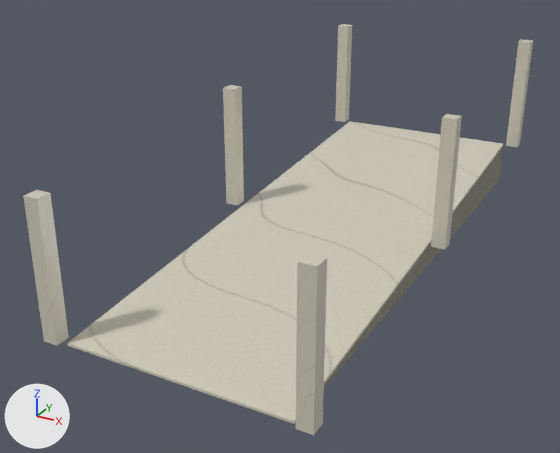
A saved change to the glTF model assets/production/oath-09/architecture/modules/ramp-run/lod2.glb.
The view is the same before and after, from a camera (50 mm lens) standing at (3.55, -3.37, 2.94) and looking at (0.61, 1.99, 0.26). Lighting does not change. The marker at lower left points along +X, +Y and +Z. The older version comes first.

Before the edit, the objects in view are built like this:
```python
me_cube_047 = bpy.data.meshes.new('Cube.047')
me_cube_047.from_pydata(...)  # a box spanning x -0.06..0.06, y -0.06..0.06, z -0.55..0.55
me_cube_047.materials.append(mat_marble)
me_cube_053 = bpy.data.meshes.new('Cube.053')
me_cube_053.from_pydata(...)  # a box spanning x -0.06..0.06, y -0.06..0.06, z -0.55..0.55
me_cube_053.materials.append(mat_marble)
me_separate_20mm_marble_ramp_facing = bpy.data.meshes.new('Separate 20mm marble ramp facing')
me_separate_20mm_marble_ramp_facing.from_pydata(...)  # 8 vertices, 12 faces; spans x 0.0..1.8, y 0.0..4.8, z -0.02..0.4
me_separate_20mm_marble_ramp_facing.materials.append(mat_marble)
ob_outside_route_guard_post_001 = bpy.data.objects.new('Outside-route guard post.001', me_cube_047)
ob_outside_route_guard_post_001.location = (-0.1, 2.4, 0.75)
ob_outside_route_guard_post_004 = bpy.data.objects.new('Outside-route guard post.004', me_cube_053)
ob_outside_route_guard_post_004.location = (1.9, 2.4, 0.75)
ob_separate_20mm_marble_ramp_facing = bpy.data.objects.new('Separate 20mm marble ramp facing', me_separate_20mm_marble_ramp_facing)
ob_separate_20mm_marble_ramp_facing.location = (0.0, 0.0, 0.0)
# also in view: 'Stone ramp support' at (0.9, 2.4, 0.18); 'Outside-route guard post.005' at (1.9, 4.8, 0.95); 'Outside-route guard post.003' at (1.9, 0.0, 0.55); 'Outside-route guard post' at (-0.1, 0.0, 0.55); 'Outside-route guard post.002' at (-0.1, 4.8, 0.95)
```
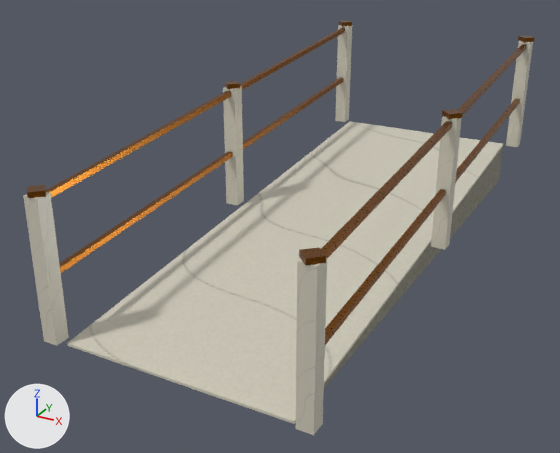
Changed parts and their boxes (x1, y1, x2, y2) in the pictures (560 x 453 px):
'LOD2__Continuous bronze guardrail.001', added (mostly hidden): after (46, 28, 345, 198)
'LOD2__Continuous bronze guardrail.003', added (mostly hidden): after (321, 44, 527, 259)
'LOD2__Continuous bronze guardrail.002', added (mostly hidden): after (325, 98, 520, 345)
'LOD2__Continuous bronze guardrail', added (mostly hidden): after (59, 78, 343, 273)
'LOD2__Rail post bronze cap.003', added: after (299, 247, 326, 265)
'LOD2__Rail post bronze cap', added: after (27, 185, 46, 198)
'LOD2__Rail post bronze cap.004', added: after (442, 109, 463, 119)
'LOD2__Rail post bronze cap.001', added: after (225, 81, 240, 89)
'LOD2__Rail post bronze cap.005', added: after (518, 36, 535, 42)
'LOD2__Rail post bronze cap.002', added: after (339, 21, 352, 26)

The change, as a list of edits to the scene's bpy script:
```text
Add mat_bronze:
    mat_bronze = bpy.data.materials.new('bronze')
    # uses the picture img_bronze_basecolor
    # uses the picture img_bronze_metallic_bronze_roughness
    # uses the picture img_bronze_normal
Add ob_lod2__continuous_bronze_guardrail_003:
    ob_lod2__continuous_bronze_guardrail_003 = bpy.data.objects.new('LOD2__Continuous bronze guardrail.003', me_lod2__continuous_bronze_guardrail_003_authored_topology)  # 8 vertices, 12 faces; spans x -0.02..0.02, y -2.4..2.4, z -0.22..0.22
    ob_lod2__continuous_bronze_guardrail_003.location = (1.9, 2.4, 1.26)
Add ob_lod2__continuous_bronze_guardrail_002:
    ob_lod2__continuous_bronze_guardrail_002 = bpy.data.objects.new('LOD2__Continuous bronze guardrail.002', me_lod2__continuous_bronze_guardrail_003_authored_topology.copy())
    ob_lod2__continuous_bronze_guardrail_002.location = (1.9, 2.4, 0.7)
Add ob_lod2__rail_post_bronze_cap_005:
    ob_lod2__rail_post_bronze_cap_005 = bpy.data.objects.new('LOD2__Rail post bronze cap.005', me_lod2__rail_post_bronze_cap_005_authored_topology)  # 8 vertices, 12 faces; spans x -0.08..0.08, y -0.08..0.08, z -0.02..0.02
    ob_lod2__rail_post_bronze_cap_005.location = (1.9, 4.8, 1.52)
Add ob_lod2__rail_post_bronze_cap_004:
    ob_lod2__rail_post_bronze_cap_004 = bpy.data.objects.new('LOD2__Rail post bronze cap.004', me_lod2__rail_post_bronze_cap_005_authored_topology.copy())
    ob_lod2__rail_post_bronze_cap_004.location = (1.9, 2.4, 1.32)
Add ob_lod2__rail_post_bronze_cap_003:
    ob_lod2__rail_post_bronze_cap_003 = bpy.data.objects.new('LOD2__Rail post bronze cap.003', me_lod2__rail_post_bronze_cap_005_authored_topology.copy())
    ob_lod2__rail_post_bronze_cap_003.location = (1.9, 0.0, 1.12)
Add ob_lod2__continuous_bronze_guardrail_001:
    ob_lod2__continuous_bronze_guardrail_001 = bpy.data.objects.new('LOD2__Continuous bronze guardrail.001', me_lod2__continuous_bronze_guardrail_003_authored_topology.copy())
    ob_lod2__continuous_bronze_guardrail_001.location = (-0.1, 2.4, 1.26)
Add ob_lod2__continuous_bronze_guardrail:
    ob_lod2__continuous_bronze_guardrail = bpy.data.objects.new('LOD2__Continuous bronze guardrail', me_lod2__continuous_bronze_guardrail_003_authored_topology.copy())
    ob_lod2__continuous_bronze_guardrail.location = (-0.1, 2.4, 0.7)
Add ob_lod2__rail_post_bronze_cap_002:
    ob_lod2__rail_post_bronze_cap_002 = bpy.data.objects.new('LOD2__Rail post bronze cap.002', me_lod2__rail_post_bronze_cap_005_authored_topology.copy())
    ob_lod2__rail_post_bronze_cap_002.location = (-0.1, 4.8, 1.52)
Add ob_lod2__rail_post_bronze_cap_001:
    ob_lod2__rail_post_bronze_cap_001 = bpy.data.objects.new('LOD2__Rail post bronze cap.001', me_lod2__rail_post_bronze_cap_005_authored_topology.copy())
    ob_lod2__rail_post_bronze_cap_001.location = (-0.1, 2.4, 1.32)
Add ob_lod2__rail_post_bronze_cap:
    ob_lod2__rail_post_bronze_cap = bpy.data.objects.new('LOD2__Rail post bronze cap', me_lod2__rail_post_bronze_cap_005_authored_topology.copy())
    ob_lod2__rail_post_bronze_cap.location = (-0.1, 0.0, 1.12)
```
